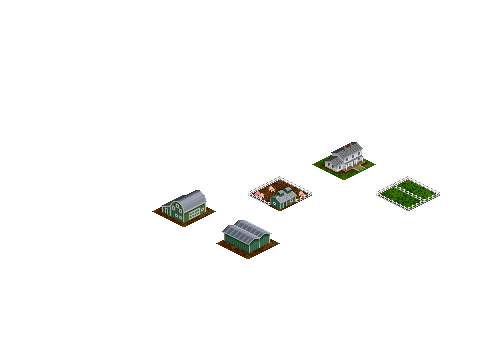
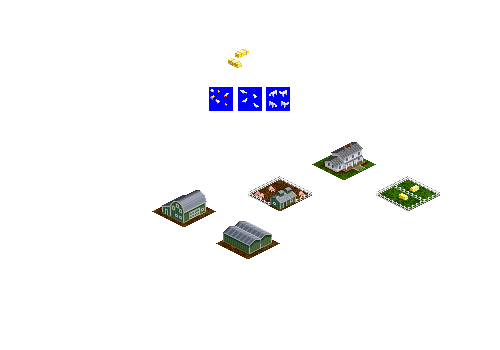
Two versions of the same layered image (500 × 350). Layer-by-layer changes:
added layer "hay bales small" in group "fenced yard" over box(399, 185, 419, 200)
painted on "shed" (2nd of 2, in "shed") over box(222, 220, 272, 254)
painted on "Barn" over box(162, 207, 206, 223)
added layer "hay bales large" above "animals" over box(228, 48, 249, 68)
added layer "animals" above "blue bg" over box(209, 87, 290, 111)
